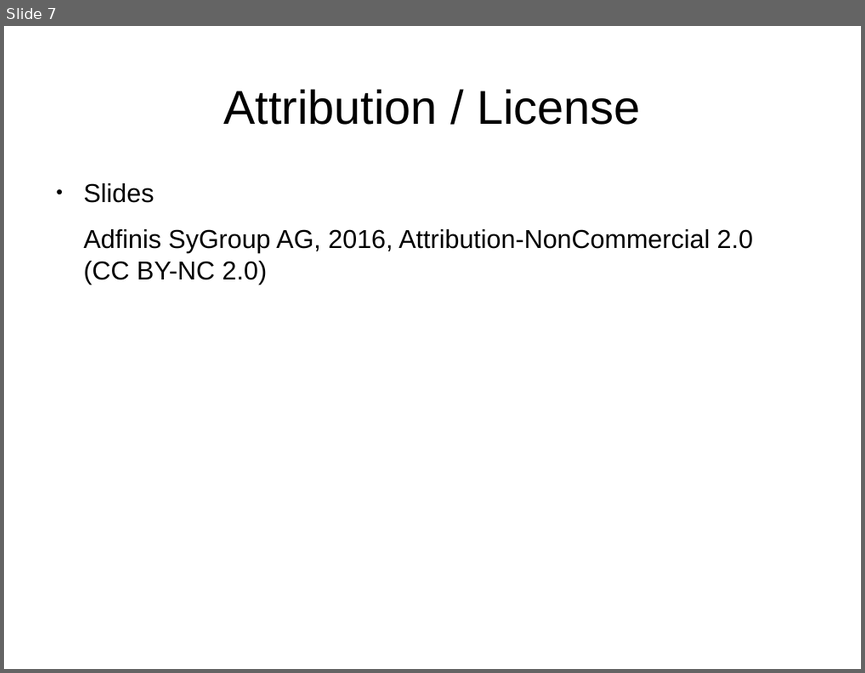
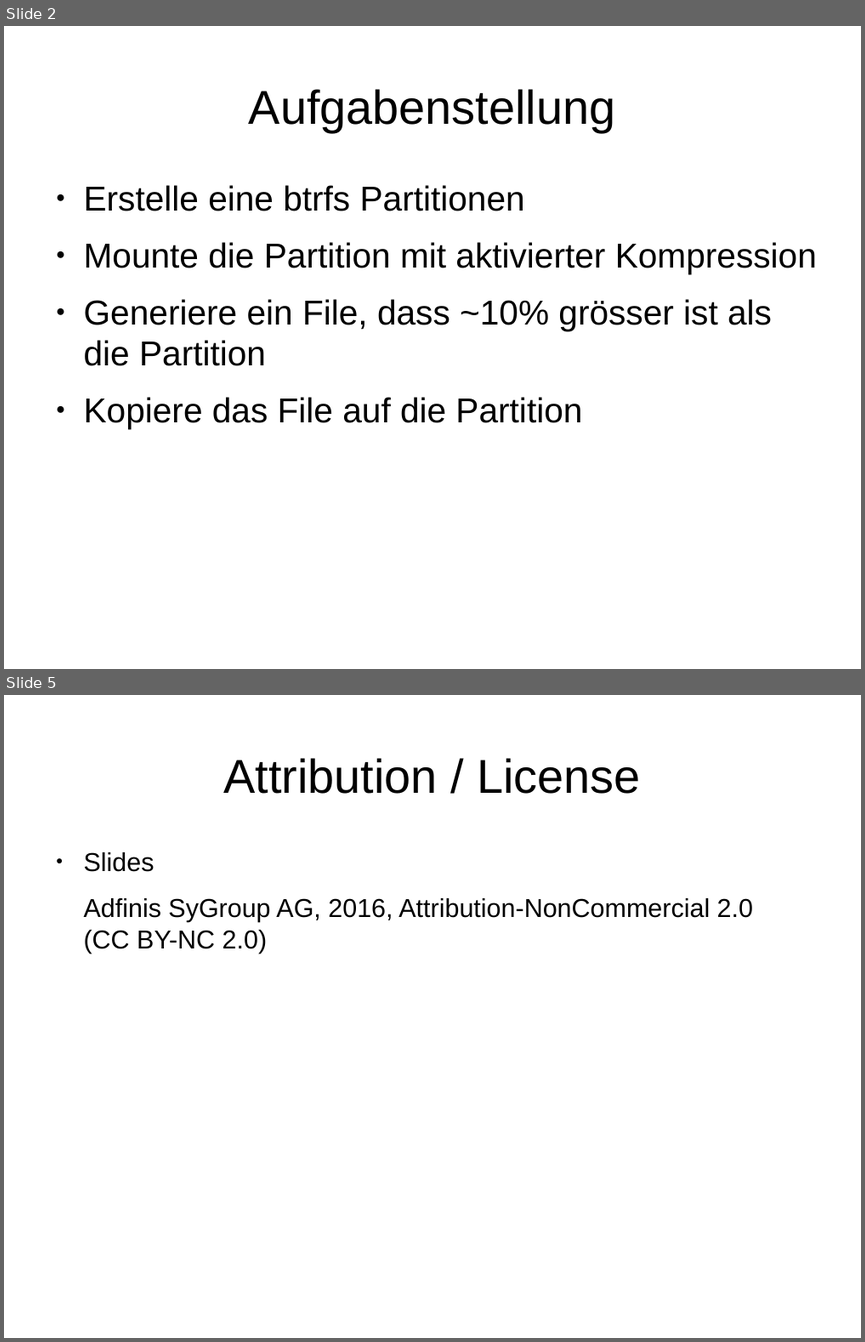
Before and after one commit to adfinis/adsy-trainings, a slide deck: SSA_SUSE-System-Administration/1003_btrfs/modul_btrfs_1003_03_handson.odp. Shown one above the other, each under a label of ours: slide 7 before the commit, slides 2 and 5 after it; the slides between them are not shown. The pictures are 865x673 and 865x1342 pixels, drawn with LibreOffice and Linux fonts; fonts in the diff are those of the drawing. Boxes give left, top, right and bottom in pixels: in the first picture for what was removed or moved away, otherwise in the second. Text is boxed around its words. In the diff, an @@ line names an element or a change of style, - is before the commit and + after.

Commit message:
Finalize draft of btrfs content

```diff
--- a/SSA_SUSE-System-Administration/1003_btrfs/modul_btrfs_1003_03_handson.odp
+++ b/SSA_SUSE-System-Administration/1003_btrfs/modul_btrfs_1003_03_handson.odp
@@ slide 2 added at bbox=[4, 26, 861, 669], background #FFFFFF @@
@@ title added at bbox=[249, 89, 616, 132], 44 pt, text #000000 @@
+Aufgabenstellung
@@ text added at bbox=[84, 185, 817, 429], 32 pt, text #000000 @@
+● Erstelle eine btrfs Partitionen
+● Mounte die Partition mit aktivierter Kompression
+● Generiere ein File, dass ~10% grösser ist als die Partition
+● Kopiere das File auf die Partition
@@ what was slide 7 is now slide 5 @@
```
Also in this commit, not shown: 1 slide changed, 2 other slides added, 5 slides removed, 5 other files.
